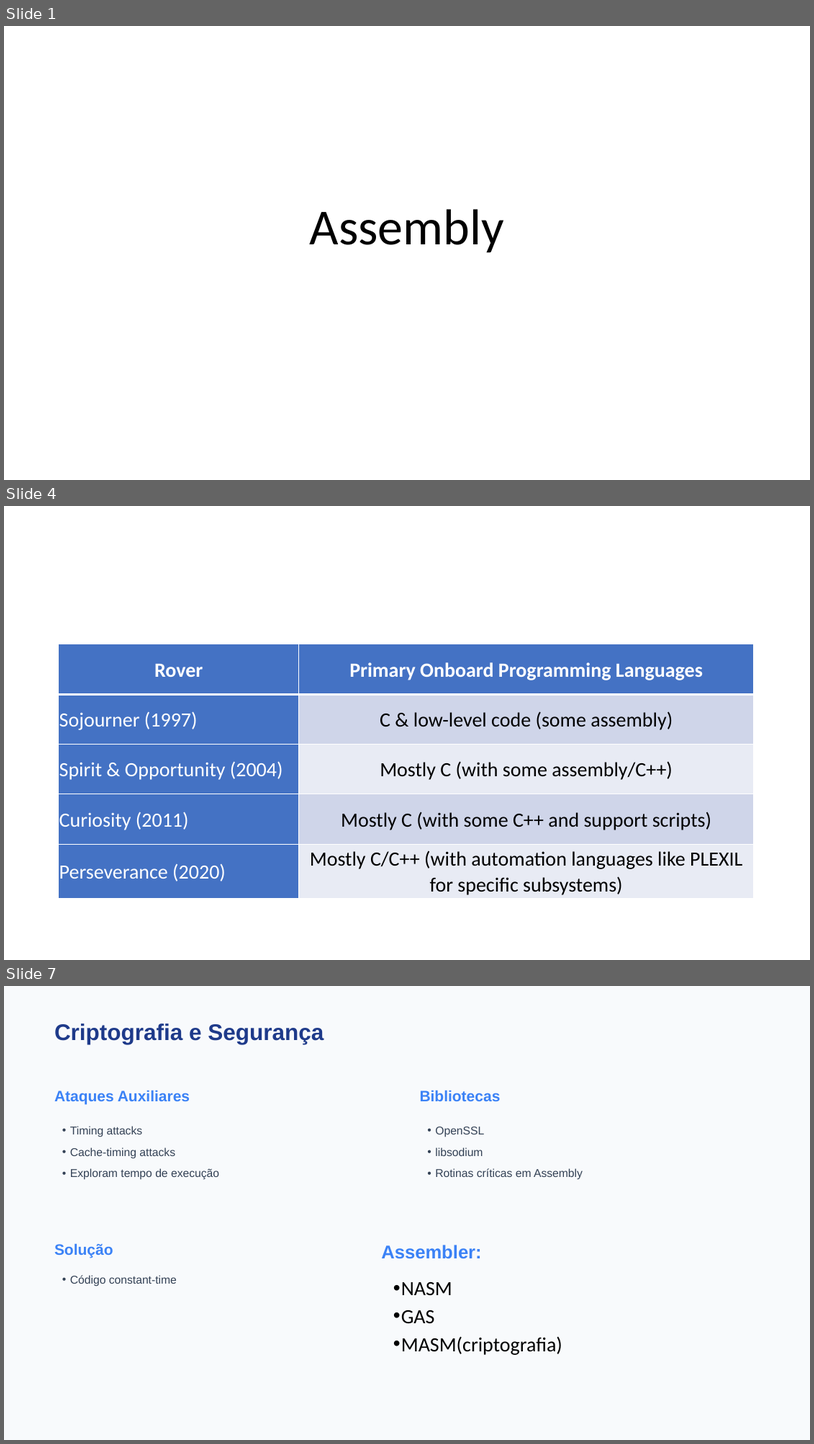
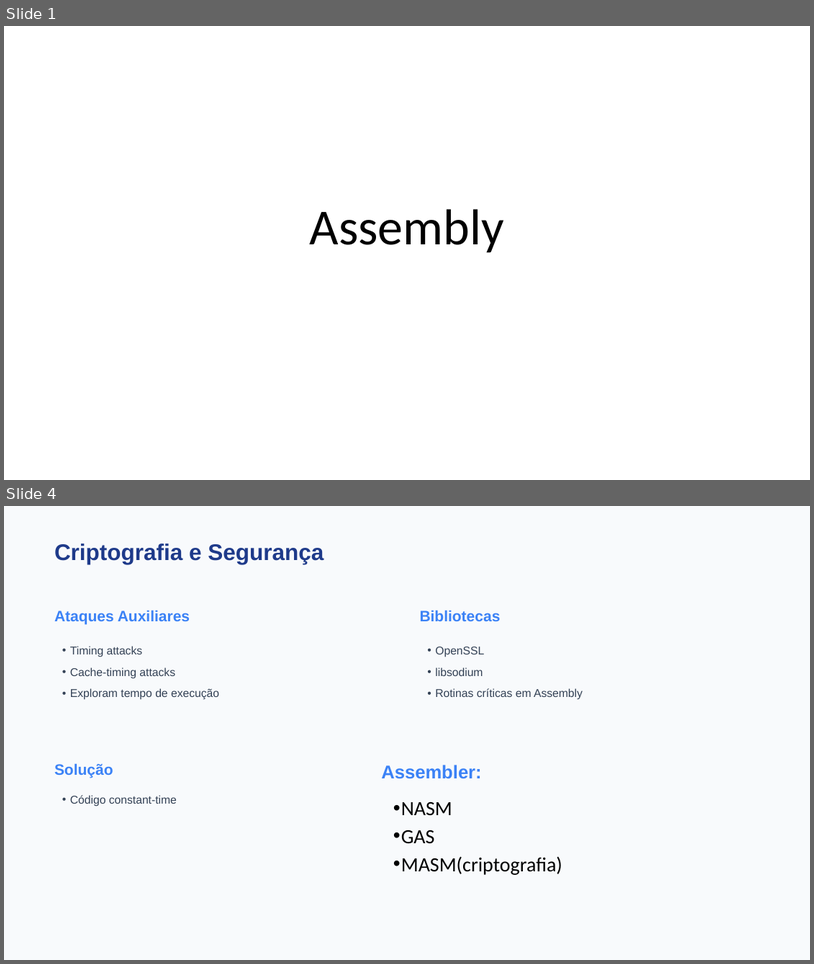
Before and after one commit to FabioRodrigues0/Faculdade, a slide deck: acomp/trabalhos_praticos/Apresentação ADC - Assembly.pptx. Shown one above the other, each under a label of ours: slides 1, 4 and 7 before the commit, slides 1 and 4 after it; the slides between them are not shown. The pictures are 814x1444 and 814x964 pixels, drawn with LibreOffice and Linux fonts; fonts in the diff are those of the drawing. Boxes give left, top, right and bottom in pixels: in the first picture for what was removed or moved away, otherwise in the second. Text is boxed around its words. In the diff, an @@ line names an element or a change of style, - is before the commit and + after.

```diff
--- a/acomp/trabalhos_praticos/Apresentação ADC - Assembly.pptx
+++ b/acomp/trabalhos_praticos/Apresentação ADC - Assembly.pptx
@@ slide 4 removed at [4,506,810,960], background #FFFFFF @@
@@ table removed at [59,644,754,898], 5 rows, 2 columns @@
-Rover | Primary Onboard Programming Languages
-Sojourner (1997) | C & low-level code (some assembly)
-Spirit & Opportunity (2004) | Mostly C (with some assembly/C++)
-Curiosity (2011) | Mostly C (with some C++ and support scripts)
-Perseverance (2020) | Mostly C/C++ (with automation languages like PLEXIL for specific subsystems)
@@ what was slide 7 is now slide 4 @@
```
Also in this commit, not shown: 1 slide changed, 4 slides added, 3 other slides removed, 3 other files.
